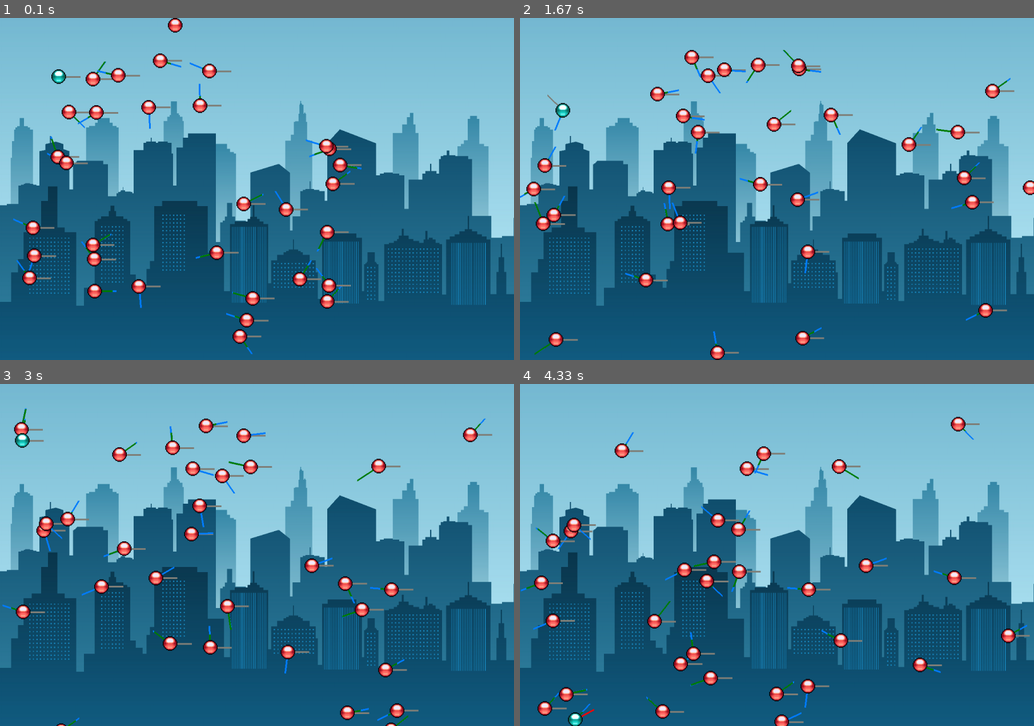
Above: before the commit, frames 1-4 (two rows, left to right).
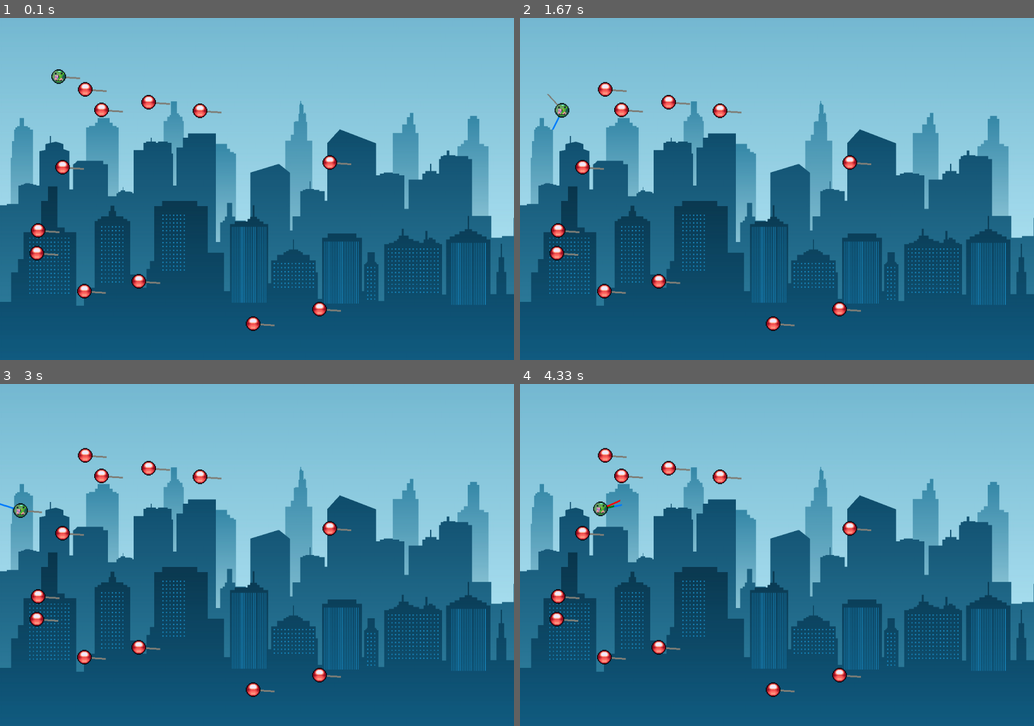
Above: after the commit, the same moments.

Repository: marstom/pygames-physics-fun
Game: pygame game, started from game.py
Same seed, same stepped clock (60 frames per second), same inputs: the game is played once before the commit and once after it.
Inputs:
- Up to frame 1 (0.1 s): no input
- Up to frame 2 (1.67 s): hold D 0.33-0.8 s; hold W 0.83-1.13 s; hold D 1.17-1.63 s
- Up to frame 3 (3 s): hold A 1.67-2.2 s; hold S 2.23-2.53 s; hold A 2.57-2.97 s
- Up to frame 4 (4.33 s): hold W 3-3.37 s; hold D 3.4-4.03 s; hold S from 4.07 s (still down)

The runs differ from the first frame. In frame 1, 4.9% of the frame differs, in the area x 2-71%, y 0-99%; in frame 2, 5.5%; in frame 3, 5.5%; in frame 4, 5.5%, in the area x 0-100%, y 9-100%.

Commit message:
test wektora WIP

Diff:
--- a/scene.py
+++ b/scene.py
@@ -20,9 +20,9 @@
         self.screen_height = screen_height
 
         if 1:
-            for _ in range(32):
+            for _ in range(12):
                 rand_angle = uniform(0, 360)
-                rand_speed = uniform(1, 5)
+                rand_speed = uniform(0, 0)
                 rand_pos = [uniform(0, 800), uniform(0, 800)]
                 evil = Autko(screen, x=rand_pos[0], y=rand_pos[1], type=Autko.TypeOfBall.EVIL)
                 evil.velocity = Vector2(rand_speed, 0).rotate(rand_angle)
--- a/sprites/autko.py
+++ b/sprites/autko.py
@@ -20,7 +20,7 @@
     coefficient_of_friction = 0.22
 
     turn_speed = 0.0
-    turn_value_degrees = 0.0
+    turn_value_degrees = 4.0
     top_speed = 10.00
 
     accel: AccDir = AccDir.STOP
--- a/tests/test_vector2.py
+++ b/tests/test_vector2.py
@@ -1,23 +1,69 @@
+"""
+Exploratory tests
+"""
 from pygame import Vector2
+from math import acos
+import math
+
+
+rad_to_deg = lambda x: x *180/math.pi
 
 
 def test_vector2_my():
-    vec = Vector2(2.0, 2.0)
+    vec = Vector2(4.0, 3.0)
 
     # import ipdb;ipdb.set_trace()
     print(vec)
-    vec = vec.rotate(10)  # In degrees
+    vec = vec.rotate(30)  # In degrees
     print(vec)
-    vec = vec.rotate(10)  # In degrees
+    vec = vec.rotate(15)  # In degrees
     print(vec)
 
-    normalized = vec.normalize()  # turn direction
+    normalized = vec.normalize()  # turn direction, normalize_ip, in place
     print(normalized)
     assert True
 
 
+def test_vector_length():
+    """ symbol |v| sometimes it's ||v|| and meaning is the same"""
+    vec = Vector2(6, 3)
+
+    assert math.sqrt(vec.x**2 + vec.y**2) == vec.length()
+
+
+
+
 def test_vector_angle():
-    base = Vector2(0, 0)
-    vector = Vector2(2, 6)
-    angle = vector.angle_to(base)
+    """
+    https://www.cuemath.com/geometry/angle-between-vectors/
+
+    vector magnitude |v| is vector length
+    |v| = sqrt(v.x^2 + v.y^2 + v.z^2)
+    """
+    vec_a = Vector2(6, 3)
+    vec_b = Vector2(2, 6)
+    angle = vec_a.angle_to(vec_b)
     print(angle)
+    assert angle == 45
+
+    # using dot product
+    res = acos(vec_a.dot(vec_b) / (vec_a.length() * vec_b.length()))
+    assert round(rad_to_deg(res), 0) == 45
+
+
+def test_dot_product():
+    """Sum of product of x and y"""
+    vec = Vector2(2.0, 3.0)
+    vec2 = Vector2(1.0, 3.0)
+    prod = vec.dot(vec2)
+    assert prod == 11.0
+
+
+def test_cross():
+    """
+    https://www.nagwa.com/en/explainers/175169159270/
+    """
+    vec = Vector2(2.0, 3.0)
+    vec2 = Vector2(1.0, 3.0)
+    print(vec.cross(vec2)
+    ...
Binary file changed: assets/aqua_ball.png
